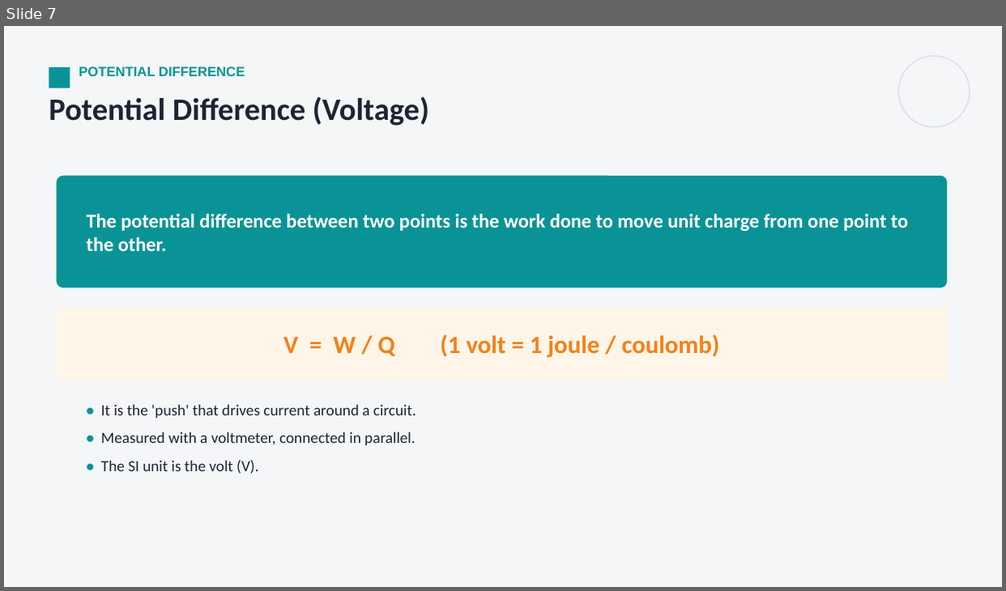
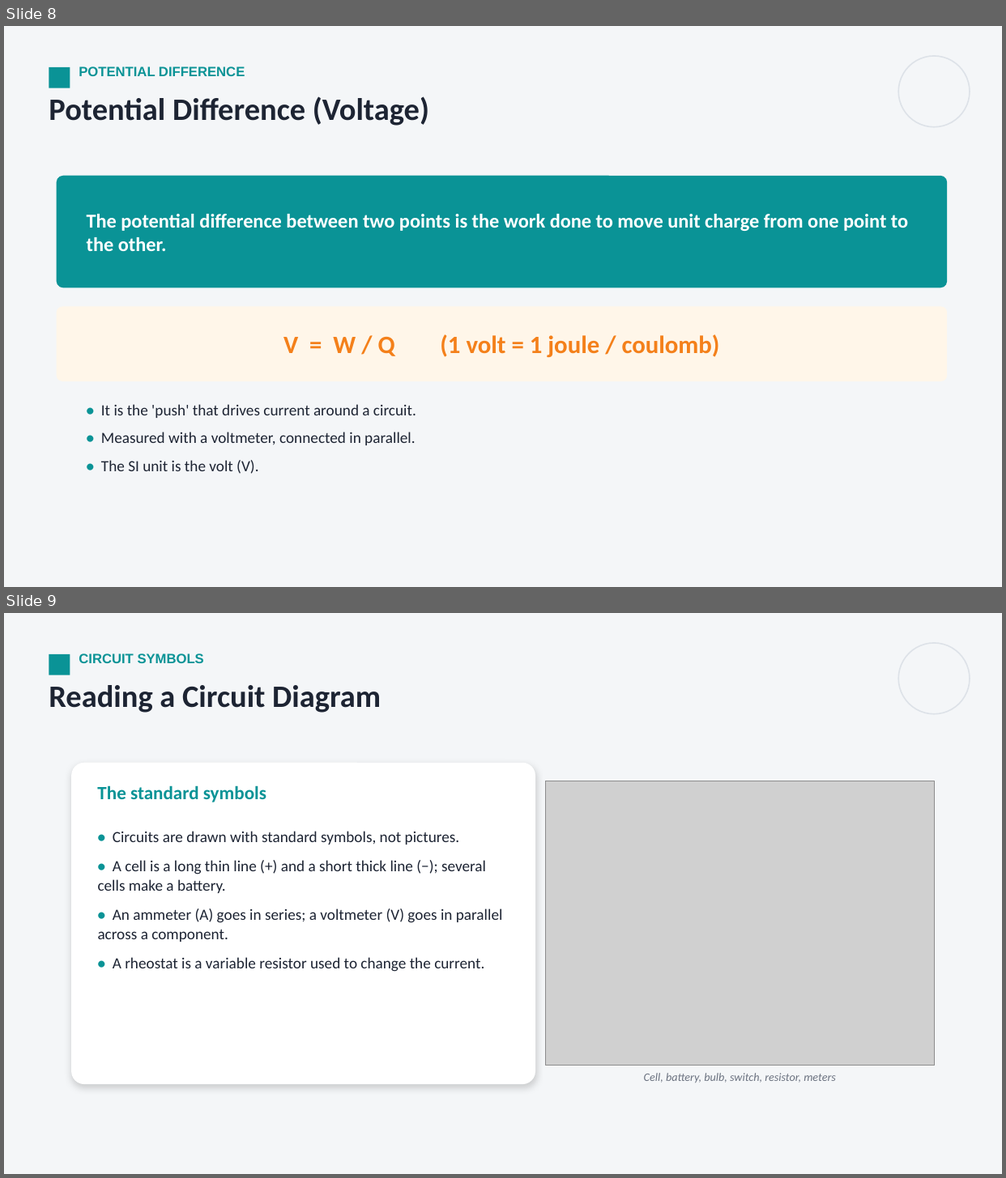
Before and after one commit to parmeshwars2911/MyFirstAR, a slide deck: ppt/Grade10/G10_S75_Current_Electricity_1.pptx. Shown one above the other, each under a label of ours: slide 7 before the commit, slides 8 and 9 after it. The pictures are 1006x591 and 1006x1178 pixels, drawn with LibreOffice and Linux fonts; fonts in the diff are those of the drawing; grey boxes stand for pictures. Boxes give left, top, right and bottom in pixels: in the first picture for what was removed or moved away, otherwise in the second. Text is boxed around its words. In the diff, an @@ line names an element or a change of style, - is before the commit and + after.

```diff
--- a/ppt/Grade10/G10_S75_Current_Electricity_1.pptx
+++ b/ppt/Grade10/G10_S75_Current_Electricity_1.pptx
@@ slide 9 added at (x1=4, y1=613, x2=1002, y2=1174), background #F4F6F8 @@
@@ rectangle added at (x1=49, y1=654, x2=70, y2=675), fill #0A9396 @@
@@ text added at (x1=79, y1=653, x2=204, y2=663), 13 pt, text #0A9396, bold @@
+CIRCUIT SYMBOLS
@@ ellipse added at (x1=898, y1=643, x2=970, y2=714), outline #DDE2E8 1.25 pt @@
@@ text added at (x1=49, y1=685, x2=381, y2=713), 30 pt, text #1D2433, bold @@
+Reading a Circuit Diagram
@@ rounded rectangle added at (x1=71, y1=763, x2=535, y2=1084), fill #FFFFFF @@
@@ picture added at (x1=545, y1=781, x2=935, y2=1066) @@
@@ text added at (x1=97, y1=786, x2=266, y2=803), 18 pt, text #0A9396, bold @@
+The standard symbols
@@ text added at (x1=98, y1=831, x2=503, y2=972), 15 pt, text #1D2433 @@
+• Circuits are drawn with standard symbols, not pictures.
+• A cell is a long thin line (+) and a short thick line (−); several cells make a battery.
+• An ammeter (A) goes in series; a voltmeter (V) goes in parallel across a component.
+• A rheostat is a variable resistor used to change the current.
@@ text added at (x1=644, y1=1073, x2=836, y2=1083), 11 pt, text #6B7280, italic @@
+Cell, battery, bulb, switch, resistor, meters
@@ what was slide 7 is now slide 8 @@
```
Also in this commit, not shown: 1 slide changed, 4 other slides added, 3 other files.
